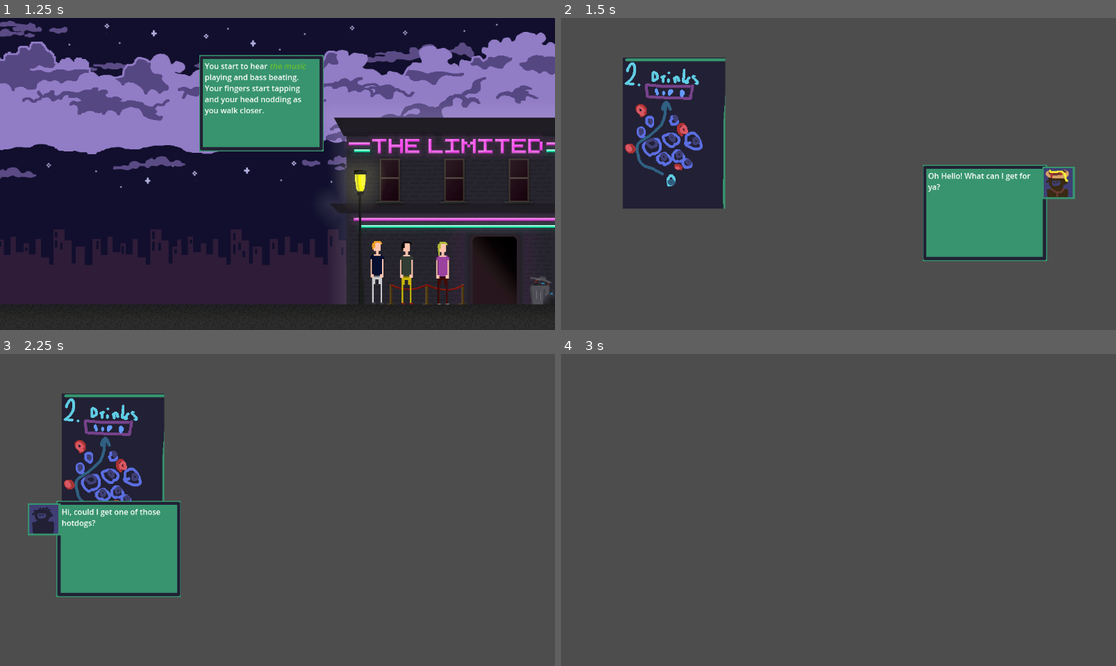
Above: before the commit, frames 1-4 (two rows, left to right).
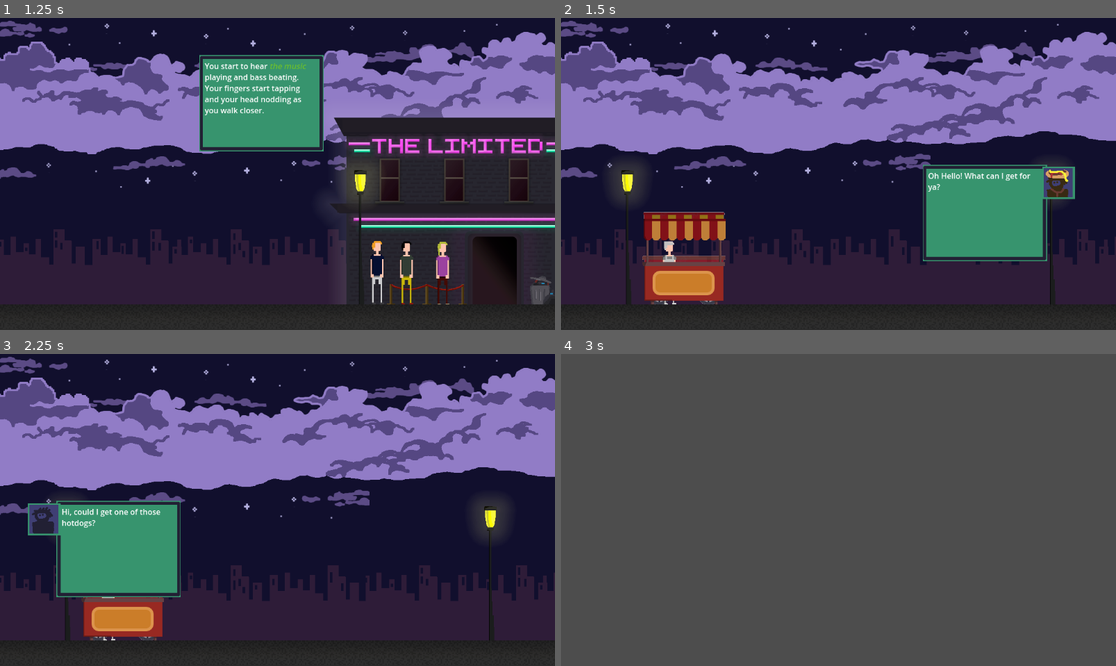
Above: after the commit, the same moments.

Repository: LudumSJB/The-Limited
Game: Godot game, scene res://scenes/root.tscn
Same seed, same stepped clock (60 frames per second), same inputs: the game is played once before the commit and once after it.
Inputs:
- Up to frame 1 (1.25 s): tap Enter at 0.5 s; tap Space (action_button) at 0.6 s
- Up to frame 2 (1.5 s): tap Space (action_button) at 1.25 s; tap N (next_level) at 1.35 s
- Up to frame 3 (2.25 s): tap Enter at 2 s; tap Space (action_button) at 2.1 s
- Up to frame 4 (3 s): tap Space (action_button) at 2.75 s; tap N (next_level) at 2.85 s

Frame 1 is identical in both runs. In frame 2, 89% of the frame differs, in the area x 0-100%, y 0-100%; in frame 3, 92%; in frame 4, nothing differs.
Error in both runs: Invalid access of index '2' on a base object of type: 'Array'. (res://Scripts/root.gd:40)

Commit message:
use hotdog vendor bg

Diff:
--- a/scenes/level2.tscn
+++ b/scenes/level2.tscn
@@ -1,6 +1,6 @@
 [gd_scene load_steps=5 format=3 uid="uid://ctlw8404m37lt"]
 
-[ext_resource type="Texture2D" uid="uid://c1r6nvroycfmm" path="res://assets/images/act2.png" id="1_sk27i"]
+[ext_resource type="Texture2D" uid="uid://b8holljqla57r" path="res://assets/images/background_hotdog.png" id="1_66f5f"]
 [ext_resource type="PackedScene" uid="uid://bd36h1vyy37d5" path="res://scenes/dialog_system.tscn" id="2_6ig56"]
 [ext_resource type="Texture2D" uid="uid://y8nlnxed1dhu" path="res://assets/images/face_01.png" id="3_5dw1c"]
 [ext_resource type="Texture2D" uid="uid://bxroqdmin4ebs" path="res://assets/images/face_03.png" id="4_qe2ku"]
@@ -8,8 +8,8 @@
 [node name="level2" type="Node2D"]
 
 [node name="Sprite2D" type="Sprite2D" parent="."]
-position = Vector2(235, 239)
-texture = ExtResource("1_sk27i")
+position = Vector2(576, 324)
+texture = ExtResource("1_66f5f")
 
 [node name="dialogSystem" parent="." instance=ExtResource("2_6ig56")]
 dialogsPath = "res://dialogs/act2.json"
Not shown, added: assets/images/background_hotdog.png.import
Not shown, added: assets/images/security.png.import
